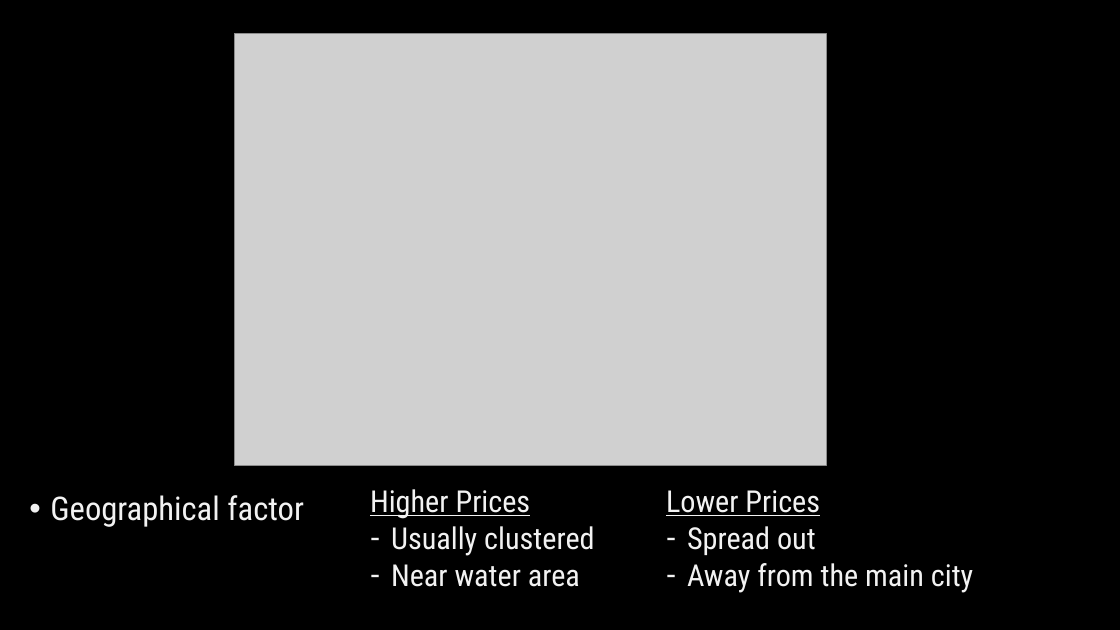
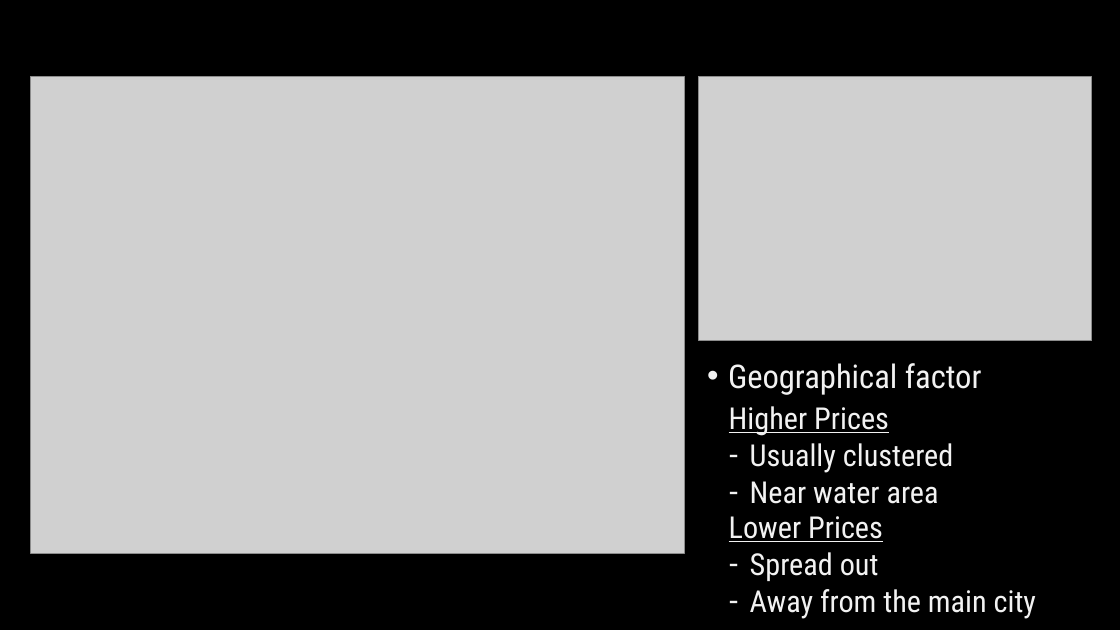
Before and after one commit to singsang2/Mod-2-Kings-County-Housing-Price-Model, a slide deck: slide 3 of Mod2ProjectPresentation.pptx. Drawn at 1120x630 pixels with LibreOffice and Linux fonts; fonts in the diff are those of the drawing; grey boxes stand for pictures. Boxes give left, top, right and bottom in pixels: in the first picture for what was removed or moved away, otherwise in the second. Text is boxed around its words. In the diff, an @@ line names an element or a change of style, - is before the commit and + after.

```diff
--- a/Mod2ProjectPresentation.pptx
+++ b/Mod2ProjectPresentation.pptx
@@ picture: place and size @@
-picture at (234, 34, 827, 465)
+picture at (31, 76, 685, 554)
@@ picture added at (699, 76, 1092, 341) @@
@@ text "Geographical factor": place and size @@
-text "Geographical factor" at (50, 495, 304, 527)
+text "Geographical factor" at (728, 363, 982, 395)
@@ text "Higher Prices": place and size @@
-text "Higher Prices" at (370, 489, 594, 587)
+text "Higher Prices" at (729, 406, 953, 504)
@@ text "Lower Prices": place and size @@
-text "Lower Prices" at (666, 490, 973, 593)
+text "Lower Prices" at (729, 516, 1036, 619)
```
Also in this commit, not shown: 1 other slide changed, 4 other files.
